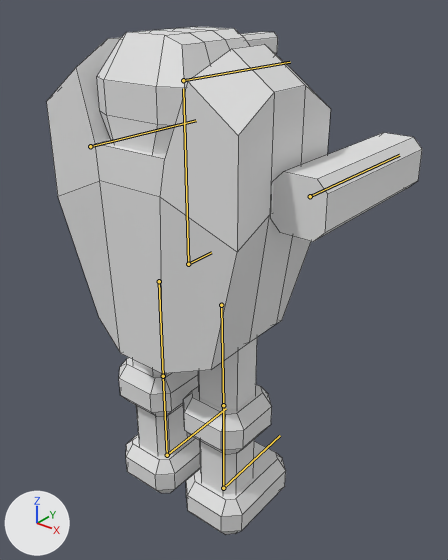
The FBX model models/AttackRobot.fbx as it was, and as the next commit left it.
Camera for both pictures: a 50 mm lens placed at (2.43, -2.67, 3.49), pointed at (0.03, 0.32, 1.63). Every picture has the same lights, and +X, +Y and +Z are marked at lower left. The older version comes first. The bones that bend it are drawn over the model as lines. Mesh edges are drawn as thin lines.
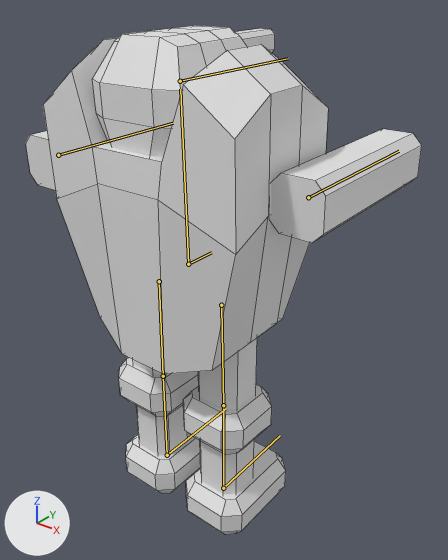
The newer file adds an action. The first version stands in its rest pose; the second is drawn at frame 3 of the action 'Attack'.

Where the change shows, as pixel boxes (x1, y1, x2, y2) in the pictures (448 x 560 px):
'Cube.034', posed
    before: (47, 27, 422, 535)
    after: (26, 26, 422, 535)
bone 'Body', root to tip
    before: (188, 264) to (183, 88)
    after: (188, 264) to (180, 89)
bone 'Launcher.L', root to tip
    before: (90, 146) to (196, 120)
    after: (58, 155) to (173, 123)

The edits, one by one:
Bone 'Body' (bone_body) turns from (0, 0, 0) to (1, 0, 0) degrees about its own x, y and z.
Bone 'Launcher.L' (bone_launcher_l) moves from (0.0, 0.0, 0.0) to (0.0, -0.25, 0.0).
